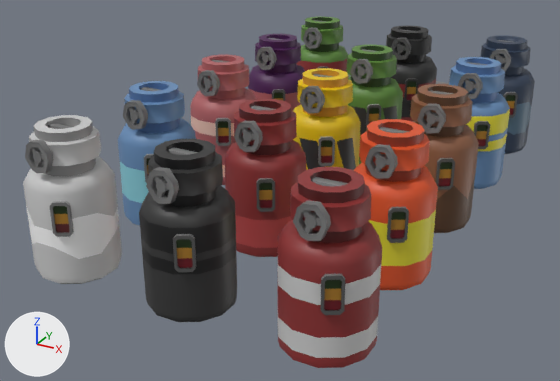
The FBX model Assets/Art/Models/Furniture/Machines/Atmospherics/canisters.fbx, before and after one commit.
Both versions are drawn from a camera (50 mm lens) standing at (2.69, -5.67, 2.79) and looking at (-0.42, -0.01, -0.04). Lighting does not change. The marker at lower left points along +X, +Y and +Z.

Names of what the first picture shows: 'Canister_Air', 'Canister_BZ', 'Canister_CarbonDioxide', 'Canister_Generic', 'Canister_HyperNoblium', 'Canister_Miasma', 'Canister_Nitrogen', 'Canister_NitrousOxide', 'Canister_Nitryl', 'Canister_O2', 'Canister_Plasma', 'Canister_Pluoxium', 'Canister_Stimulum', 'Canister_Trituim', 'Canister_WaterVapor'.
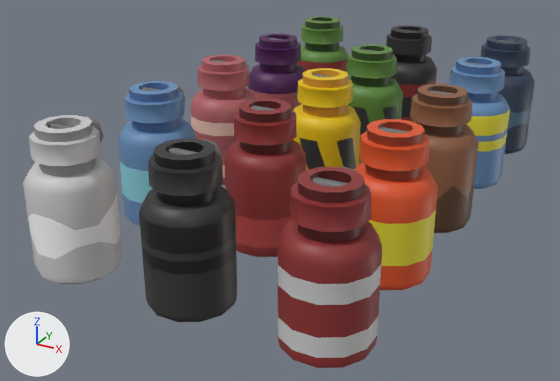
What differs and where, as boxes [x1, y1, x2, y2] in the pictures (560 x 381 px):
'Canister_NitrousOxide', turned
    both: [278, 167, 382, 368]
'Canister_CarbonDioxide', turned
    both: [139, 139, 237, 322]
'Canister_Air', turned
    both: [23, 115, 122, 284]
'Canister_Plasma', turned
    both: [354, 119, 438, 290]
'Canister_Nitrogen', turned
    both: [225, 99, 306, 257]
'Canister_Nitryl', turned
    both: [410, 84, 479, 233]
'Canister_O2', turned
    both: [118, 81, 196, 226]
'Canister_Generic', turned
    both: [293, 68, 361, 170]
'Canister_HyperNoblium', turned
    both: [449, 57, 510, 189]
'Canister_BZ', turned
    both: [190, 55, 257, 185]
'Canister_Trituim', turned
    both: [346, 45, 403, 164]
'Canister_Pluoxium', turned
    both: [480, 35, 535, 154]
'Canister_Stimulum', turned
    both: [248, 34, 305, 111]
'Canister_WaterVapor', turned
    both: [386, 25, 437, 121]
'Canister_Miasma', turned
    both: [296, 17, 349, 77]

Edits to the bpy script that builds the scene:
```text
Change ob_canister_plasma:
    ob_canister_plasma.rotation_euler: (1.571, 0.0, 0.0) -> (1.571, 0.0, -3.142)  # degrees (90, 0, 0) -> degrees (90, 0, -180)
Change ob_canister_nitrogen:
    ob_canister_nitrogen.rotation_euler: (1.571, 0.0, 0.0) -> (1.571, 0.0, -3.142)  # degrees (90, 0, 0) -> degrees (90, 0, -180)
Change ob_canister_air:
    ob_canister_air.rotation_euler: (1.571, 0.0, 0.0) -> (1.571, 0.0, -3.142)  # degrees (90, 0, 0) -> degrees (90, 0, -180)
Change ob_canister_nitrousoxide:
    ob_canister_nitrousoxide.rotation_euler: (1.571, 0.0, 0.0) -> (1.571, 0.0, -3.142)  # degrees (90, 0, 0) -> degrees (90, 0, -180)
Change ob_canister_trituim:
    ob_canister_trituim.rotation_euler: (1.571, 0.0, 0.0) -> (1.571, 0.0, -3.142)  # degrees (90, 0, 0) -> degrees (90, 0, -180)
Change ob_canister_generic:
    ob_canister_generic.rotation_euler: (1.571, 0.0, 0.0) -> (1.571, 0.0, -3.142)  # degrees (90, 0, 0) -> degrees (90, 0, -180)
Change ob_canister_nitryl:
    ob_canister_nitryl.rotation_euler: (1.571, 0.0, 0.0) -> (1.571, 0.0, -3.142)  # degrees (90, 0, 0) -> degrees (90, 0, -180)
Change ob_canister_pluoxium:
    ob_canister_pluoxium.rotation_euler: (1.571, 0.0, 0.0) -> (1.571, 0.0, -3.142)  # degrees (90, 0, 0) -> degrees (90, 0, -180)
Change ob_canister_watervapor:
    ob_canister_watervapor.rotation_euler: (1.571, 0.0, 0.0) -> (1.571, 0.0, -3.142)  # degrees (90, 0, 0) -> degrees (90, 0, -180)
Change ob_canister_miasma:
    ob_canister_miasma.rotation_euler: (1.571, 0.0, 0.0) -> (1.571, 0.0, -3.142)  # degrees (90, 0, 0) -> degrees (90, 0, -180)
Change ob_canister_o2:
    ob_canister_o2.rotation_euler: (1.571, 0.0, 0.0) -> (1.571, 0.0, -3.142)  # degrees (90, 0, 0) -> degrees (90, 0, -180)
Change ob_canister_bz:
    ob_canister_bz.rotation_euler: (1.571, 0.0, 0.0) -> (1.571, 0.0, -3.142)  # degrees (90, 0, 0) -> degrees (90, 0, -180)
Change ob_canister_stimulum:
    ob_canister_stimulum.rotation_euler: (1.571, 0.0, 0.0) -> (1.571, 0.0, -3.142)  # degrees (90, 0, 0) -> degrees (90, 0, -180)
Change ob_canister_carbondioxide:
    ob_canister_carbondioxide.rotation_euler: (1.571, 0.0, 0.0) -> (1.571, 0.0, -3.142)  # degrees (90, 0, 0) -> degrees (90, 0, -180)
Change ob_canister_hypernoblium:
    ob_canister_hypernoblium.rotation_euler: (1.571, 0.0, 0.0) -> (1.571, 0.0, -3.142)  # degrees (90, 0, 0) -> degrees (90, 0, -180)
```
